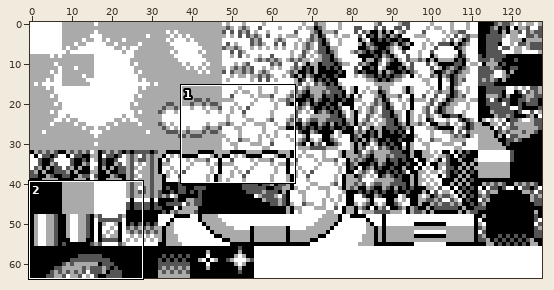
One commit to this sprite sheet: gfx/tilesets/hill.png. The first picture is a wide view before the edit; the outline marks the close-up.
Close-up. Before the edit:
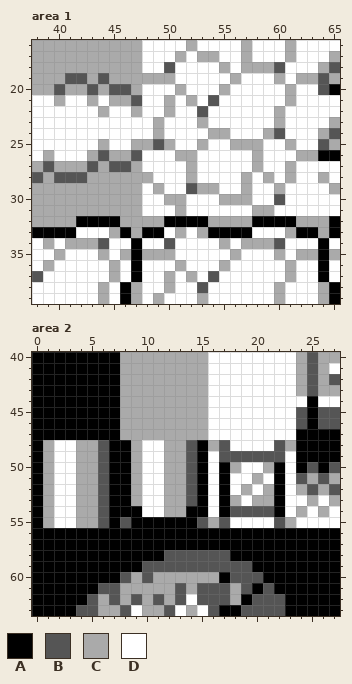
The file is 128x64 pixels. Shown: area 1: x 38..65, y 16..39; area 2: x 0..27, y 40..63.
Palette (. is transparent): A #000000  B #555555  C #aaaaaa  D #ffffff
Pixels before, area 1, first column x 38:
16 CCCCCCCCCCDDDDCDDDDCDDDCDDDD
17 CCCCCCCCCCDDDCDCCDDCDDDCDDDC
18 CCCCCCCCCCDDBDDDDCDCCCBDDDCB
19 CCCBBCBCCCCCCDDDDDCDDDCDCCBC
20 CCBCCBCBBCDDDCDDDCDDDDDCDDBA
21 DDCDDCDCCBDDCDCDBDDDDDDCDDDD
22 DDDDDDCDDCDDCDDBDDDDDDCDDDDD
23 DDDDDDDDDDDCDDDCDDDDDDCDDDDC
24 DDDDDDDDDDDCDDDDCCDDDCBDDDCB
25 DDDDDDCDDCCBCDDCDDCCCDDCDDBC
26 DCDDDCBCCBDDDCCDDDDDCDDDCCAA
27 CBCCCBCBBCDDDDCDDDDDCDDCDDDD
28 BCBBBCCCCCCDDDCDDDDCDCDCDDCD
29 CCCCCCCCCCDCDDBCCDDCDDCDDDDC
30 CCCCCCCCCCDDCCDDDCCCDDBDDDDD
31 CCCCCCCCCCDDDCDDDDDDCCDDDDDD
32 CCCCAAAACCCCAAAACCCCAAAACCCA
33 AAAADDDCACAADCDCAAAADDDCAACA
34 DCDCCCBDDADDBDDDDCDCCCBDDDAD
35 DDCDDDCDCACCCDDDDDCDDDCDCCAC
36 DCDDDDDCDADDDCDDDCDDDDDCDDAD
37 BDDDDDDCDADDCDCDBDDDDDDCDDAD
38 DDDDDDCDACDDCDDBDDDDDDCDDDCA
39 DDDDDDCDACDCDDDCDDDDDDCDDDCA
Pixels before, area 2, first column x 0:
40 AAAAAAAACCCCCCCCDDDDDDDDCBCC
41 AAAAAAAACCCCCCCCDDDDDDDDCBCD
42 AAAAAAAACCCCCCCCDDDDDDDDCBCB
43 AAAAAAAACCCCCCCCDDDDDDDDCBCC
44 AAAAAAAACCCCCCCCDDDDDDDDDADD
45 AAAAAAAACCCCCCCCDDDDDDDDBABB
46 AAAAAAAACCCCCCCCDDDDDDDDBABB
47 AAAAAAAACCCCCCCCDDDDDDDDAAAA
48 ACDDCCBAACDDCCBACBDDDDBCAAAA
49 ACDDCCBAACDDCCBADBBBBBBDAAAA
50 ACDDCCBAACDDCCBADACDDCADABAB
51 ACDDCCBAACDDCCBADADDCDADBCBC
52 ACDDCCBAACDDCCBADADCDCADCBCB
53 ACDDCCBAACDDCCBADACDCCADDCDC
54 ACDDCCBAAADDCCAADABBBBADCDCD
55 ACDDCCBABAAAAAABCBDDDDBCDDDD
56 AAAAAAAAAAAAAAAAAAAAAAAAAAAA
57 AAAAAAAAAAAAAAAAAAAAAAAAAAAA
58 AAAAAAAAAAAABBBBBBAAAAAAAAAA
59 AAAAAAAAAABBBBBBBBBBAAAAAAAA
60 AAAAAAAABCBCCCCCCABBBAAAAAAA
61 AAAAAABBCCCCCBCBBBCBABAAAAAA
62 AAAAABCBCBCBCBDBBBCABBBAAAAA
63 AAAABBCCBDCCBDCDBAABBBBAAAAA
The result:
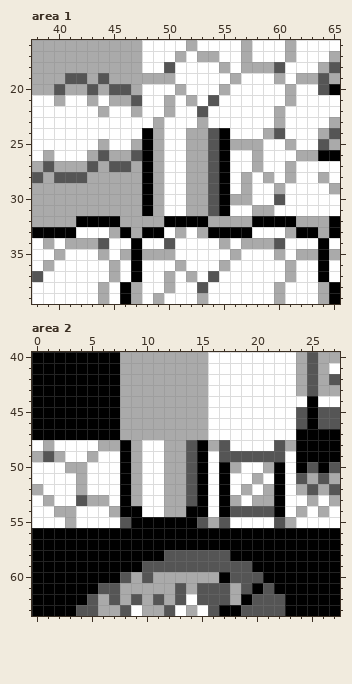
The author wrote: Further fixes to Hill tileset Still need to list all maps with no encounters
Changes in this commit:
Area 1:
Colour C becomes colour A in row 24 at x 55; in row 25 at x 48; in row 28 at x 48; in row 30 at x 55.
Colour D becomes colour A in row 24 at x 48; in row 25 at x 55; in rows 26 to 27 at x 48 and 55; in row 28 at x 55; in row 29 at x 48 and 55; in row 30 at x 48.
Colour D becomes colour A in row 31 at x 48 and 55.
Colour C becomes colour B in row 24 at x 54; in row 29 at x 54.
Colour D becomes colour B in rows 25 to 28 at x 54; in rows 30 to 31 at x 54.
Colour B becomes colour C in row 25 at x 49; in row 29 at x 52.
Colour D becomes colour C in row 24 at x 52 to 53; in row 25 at x 52; in rows 26 to 28 at x 49 and 53; in rows 30 to 31 at x 49 and 52 to 53.
Colour C becomes colour D in row 25 at x 50; in row 26 at x 51; in row 30 at x 50 to 51; in row 31 at x 51.
Area 2:
Colour C becomes colour B in row 49 at x 1; in row 53 at x 4.
Colour A becomes colour C in row 48 at x 7; in row 49 at x 0; in row 52 at x 0; in row 54 at x 7.
Colour B becomes colour C in row 48 at x 6; in row 53 at x 6.
Colour D becomes colour C in row 49 at x 2; in row 50 at x 3; in row 54 at x 2 to 3; in row 55 at x 3.
Colour A becomes colour D in row 48 at x 0; in row 49 at x 7; in rows 50 to 51 at x 0 and 7; in row 52 at x 7; in row 53 at x 0 and 7; in row 54 at x 0.
Colour A becomes colour D in row 55 at x 0 and 7.
Colour B becomes colour D in rows 49 to 52 at x 6; in rows 54 to 55 at x 6.
Colour C becomes colour D in row 48 at x 4 to 5; in row 49 at x 4; in rows 50 to 52 at x 1 and 5; in rows 54 to 55 at x 1 and 4 to 5.
Pixel boxes of the changes (left, top, right, bottom) in both close-ups:
changed: (142, 128, 230, 216)
changed: (32, 440, 120, 528)
